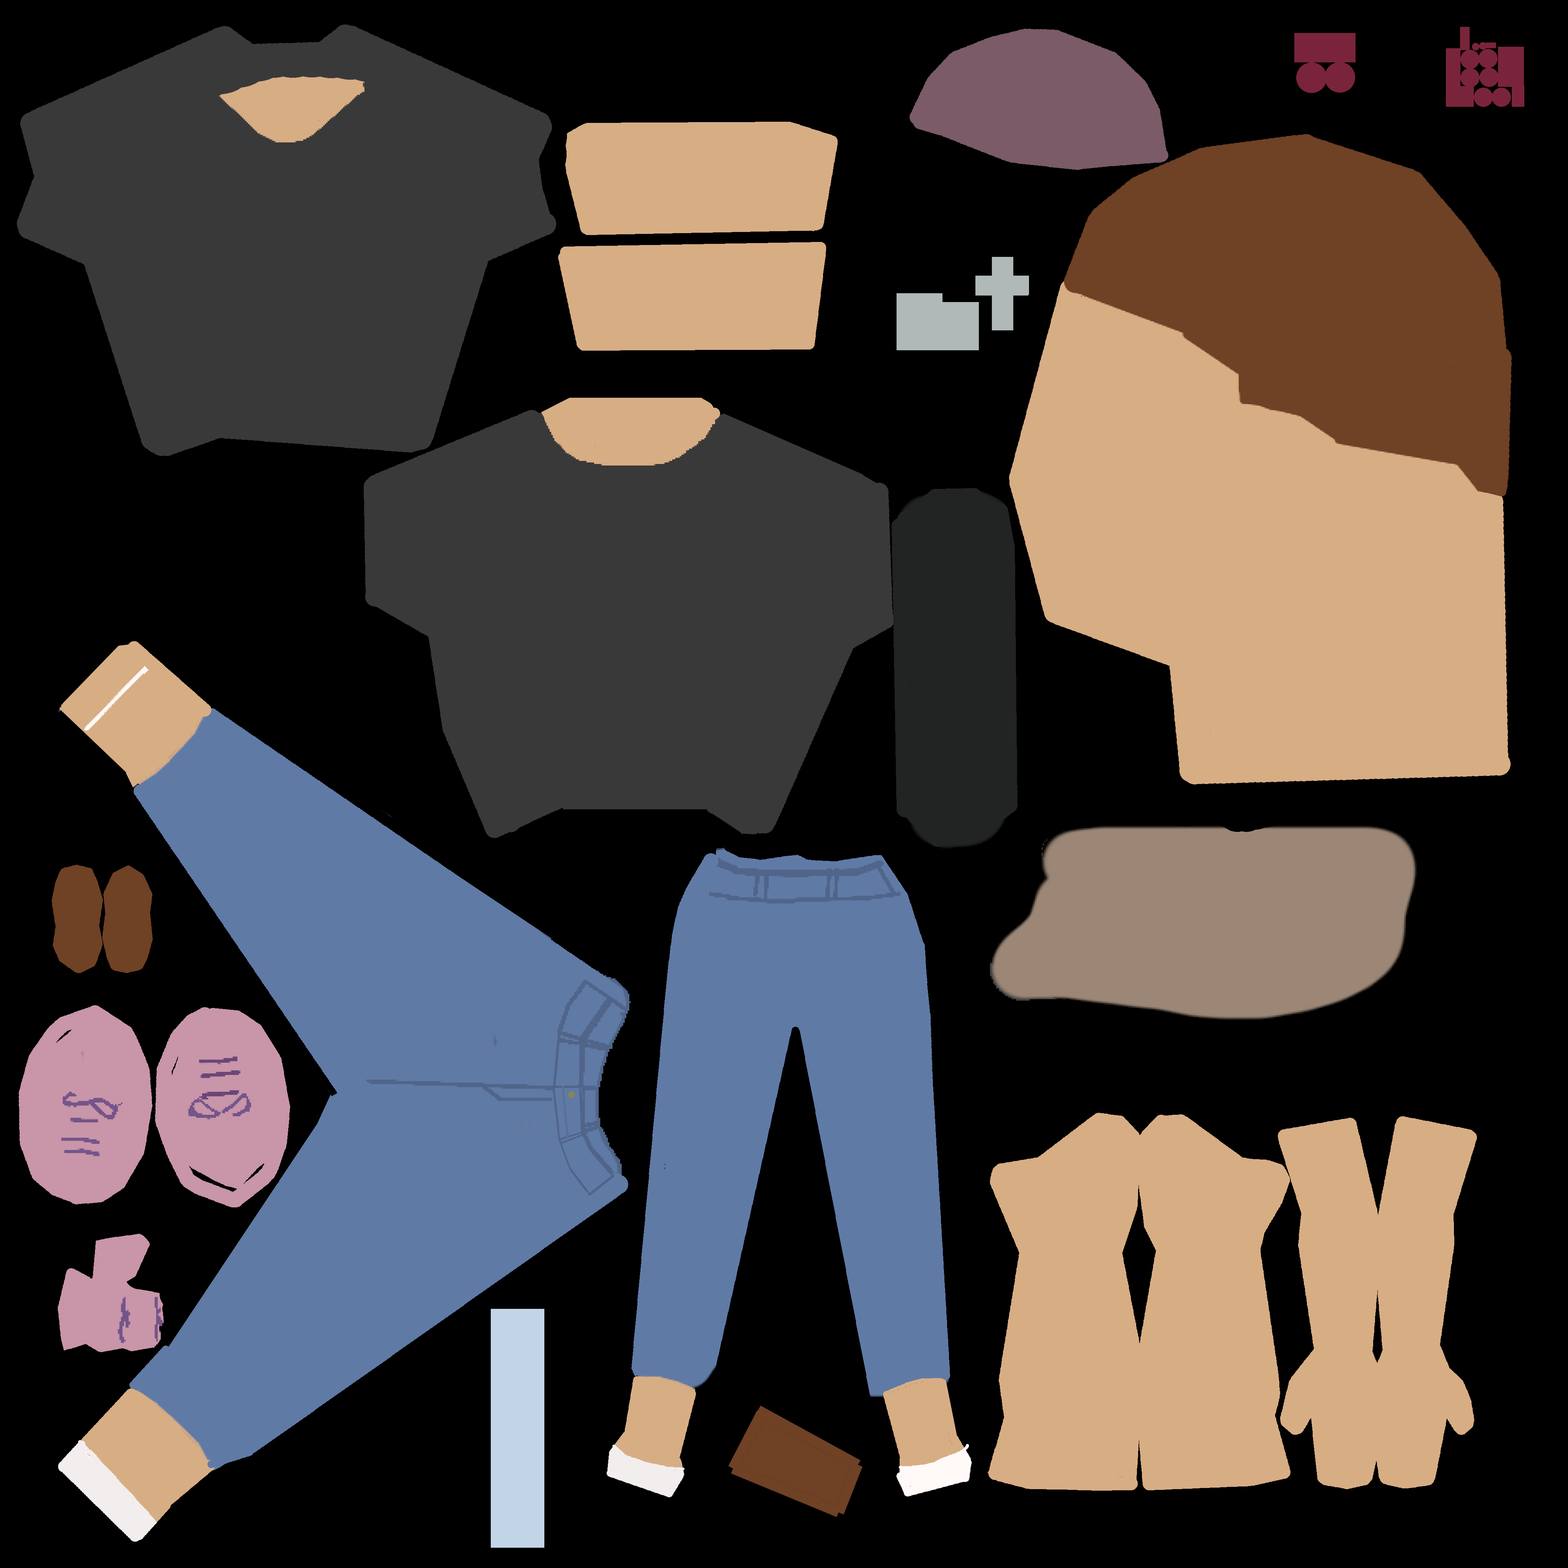
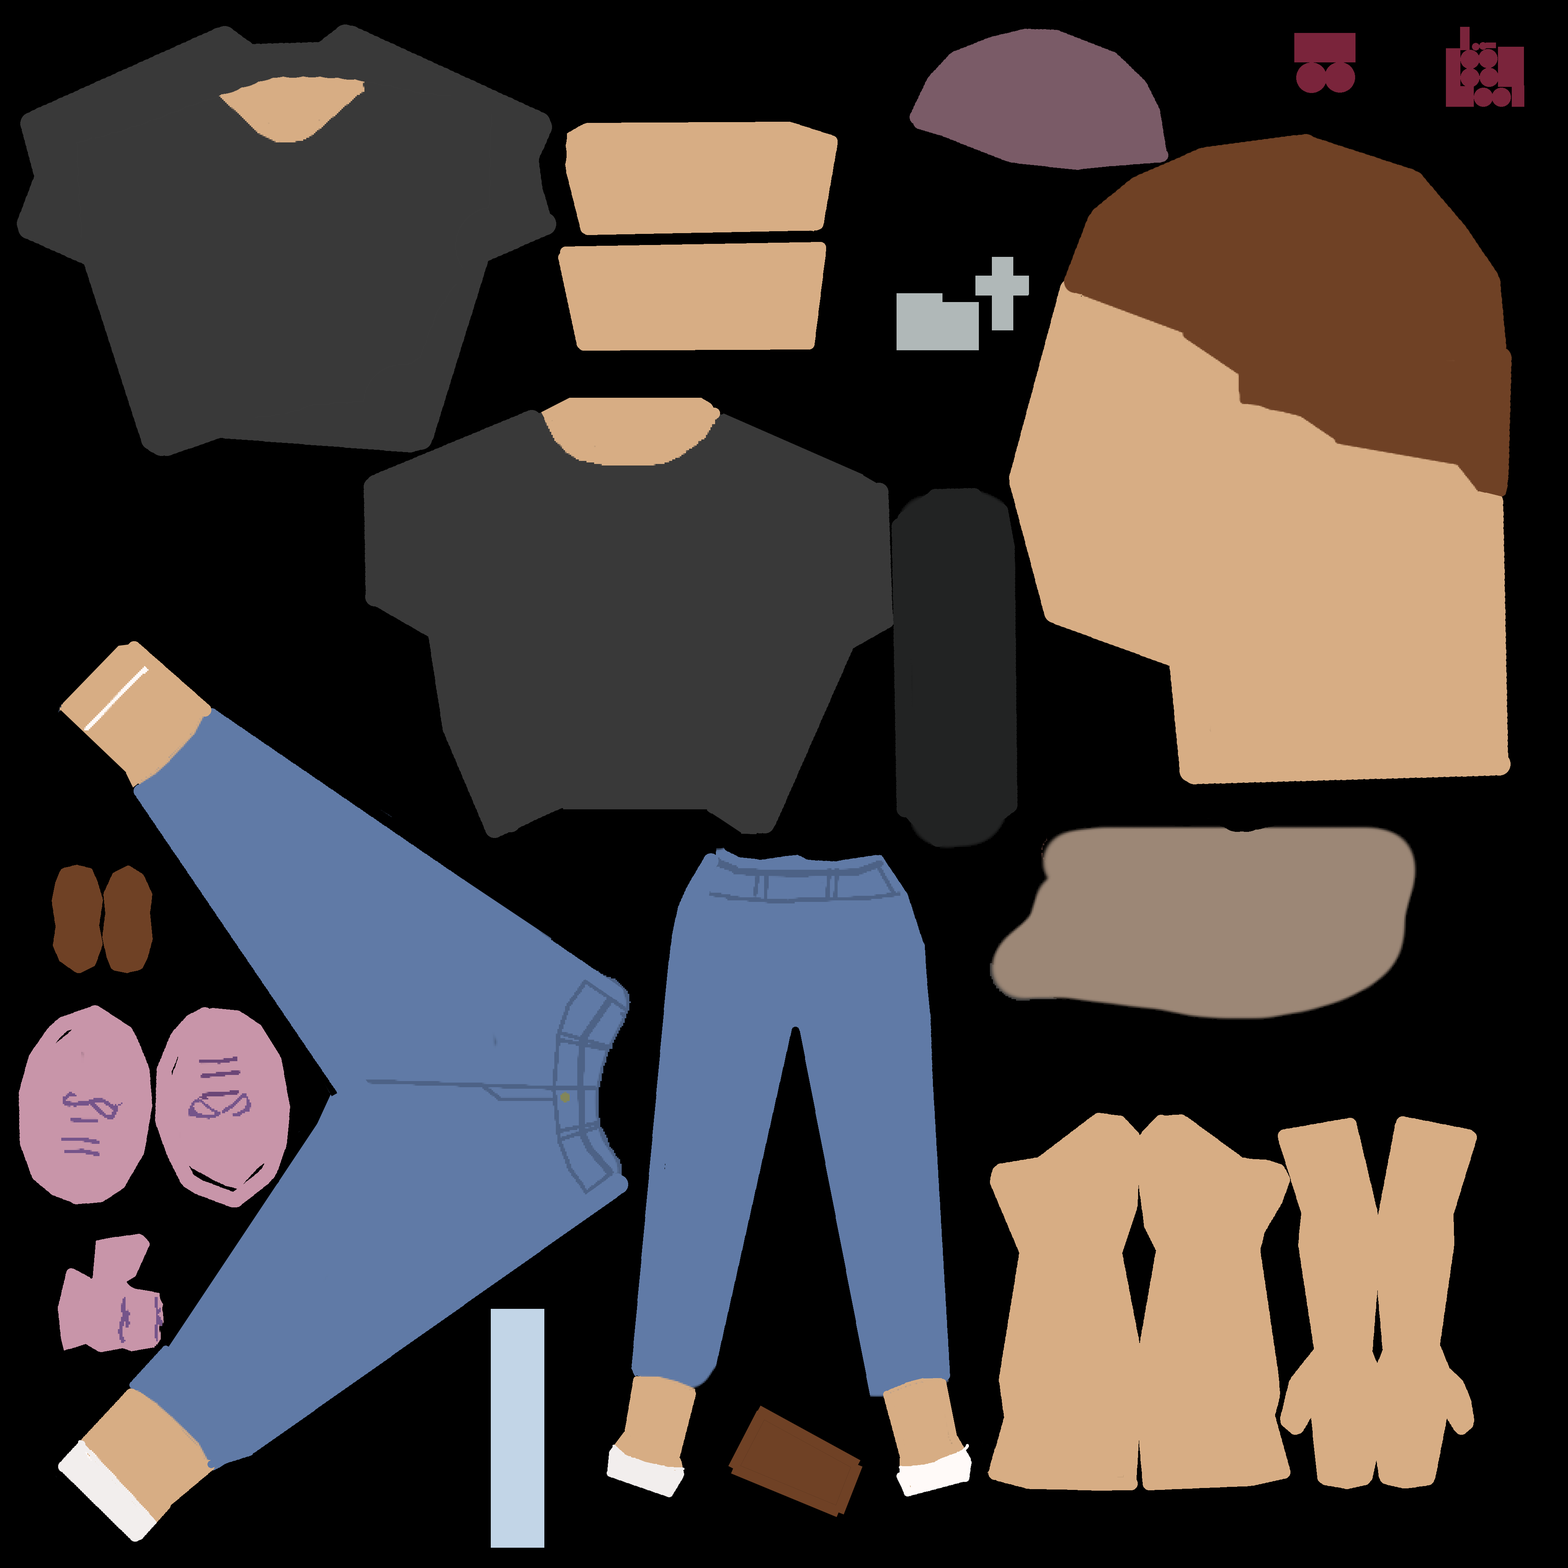
Layers edited between the first and the second 1568x1568 image:
hid "Layer 3" over (x1=365, y1=857, x2=901, y2=1196)